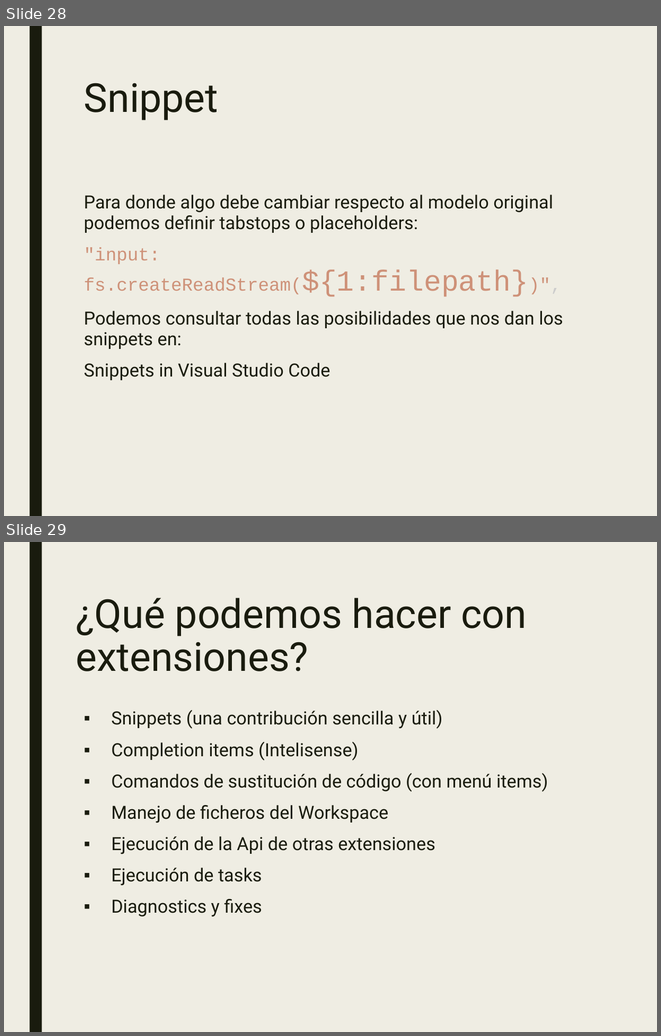
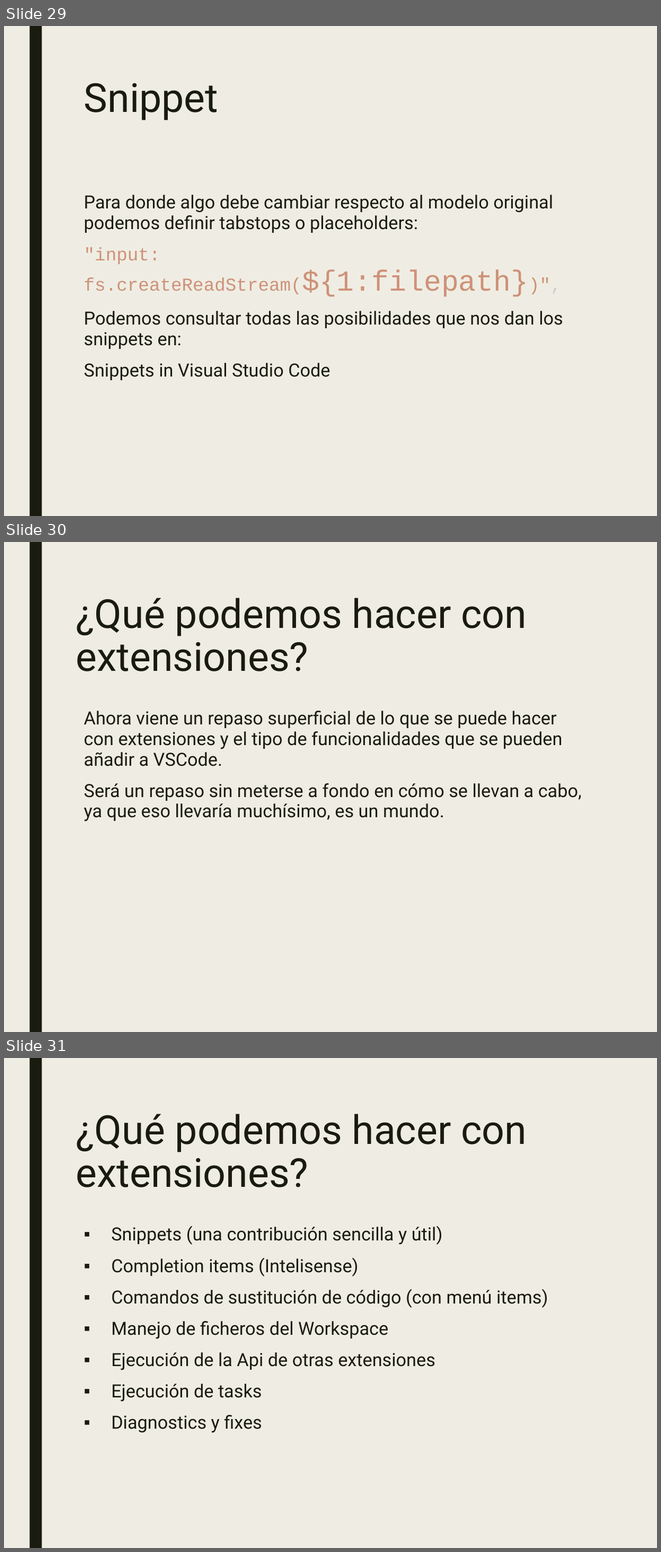
Before and after one commit to JalmarazMartn/dotnetrioja1, a slide deck: VSCODE Extensiones.ppt. Shown one above the other, each under a label of ours: slides 28 and 29 before the commit, slides 29, 30 and 31 after it. The pictures are 661x1036 and 661x1552 pixels, drawn with LibreOffice and Linux fonts; fonts in the diff are those of the drawing. Boxes give left, top, right and bottom in pixels: in the first picture for what was removed or moved away, otherwise in the second. Text is boxed around its words. In the diff, an @@ line names an element or a change of style, - is before the commit and + after.

```diff
--- a/VSCODE Extensiones.ppt
+++ b/VSCODE Extensiones.ppt
@@ slide 30 added at (4, 542, 657, 1032), background #EFEDE3; not listed: 1 template element that a slide beside it also shows @@
@@ text added at (76, 598, 527, 671), 44 pt, text #191B0E @@
+¿Qué podemos hacer con extensiones?
@@ text added at (84, 711, 582, 821), 20 pt, text #191B0E @@
+Ahora viene un repaso superficial de lo que se puede hacer con extensiones y el tipo de funcionalidades que se pueden añadir a VSCode.
+Será un repaso sin meterse a fondo en cómo se llevan a cabo, ya que eso llevaría muchísimo, es un mundo.
@@ what was slide 28 is now slide 29 @@
@@ what was slide 29 is now slide 31 @@
```
Also in this commit, not shown: 7 slides changed, 8 other slides added, 2 slides removed, 2 other files.
